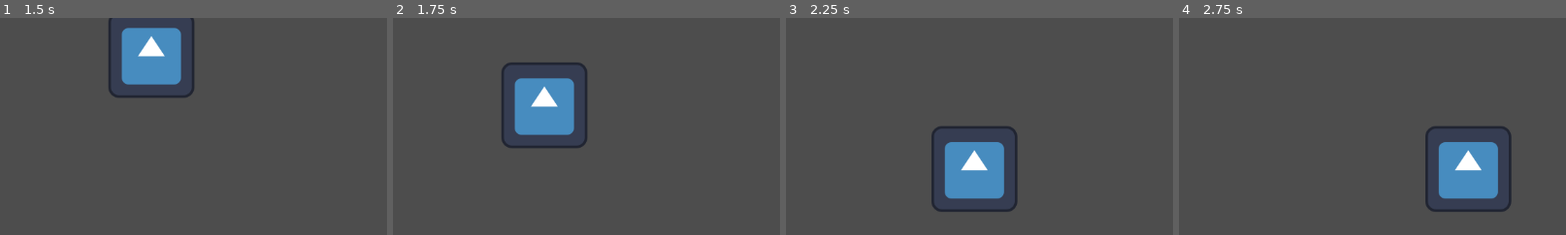
Above: before the commit, frames 1-4 (left to right).
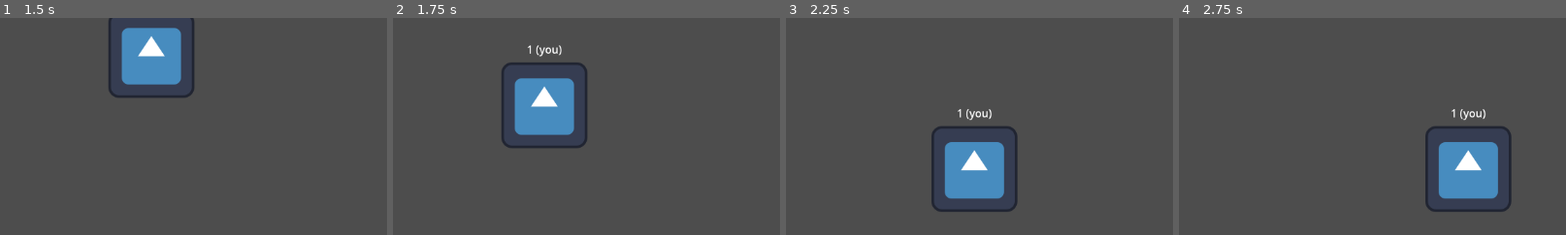
Above: after the commit, the same moments.

Repository: elnachoes/SpawnerSyncerSandbox
Game: Godot game, scene res://player/player.tscn
Two runs of this game, one before a commit and one after it. Both use one fixed random seed, a clock stepped at 60 frames per second and the inputs below. This scene is started directly instead of the project's main scene. The engine's default icon, where the game draws it, is replaced by a stand-in: a white triangle on a blue panel in a dark square.
Inputs:
- Up to frame 1 (1.5 s): tap Enter at 0.5 s; hold D (right) 0.53-1.28 s; hold S (down) from 1.28 s (still down)
- Up to frame 2 (1.75 s): keep holding S (down)
- Up to frame 3 (2.25 s): release S (down) at 2.03 s; hold D (right) from 2.03 s (still down)
- Up to frame 4 (2.75 s): keep holding D (right)
The pictures show only the part of the screen within x 0-50%, y 0-50%; the shares and areas given below are measured in that part.

Frame 1 is identical in both runs. In frame 2, 0.2% of the frame differs, in the area x 34-44%, y 12-18%; in frame 3, 0.2%; in frame 4, 0.2%, in the area x 70-80%, y 41-48%.

Commit message:
fix and improve camera code; add player id label

Diff:
--- a/game/camera.gd
+++ b/game/camera.gd
@@ -1,43 +1,33 @@
 class_name MultiTargetCamera
 extends Camera2D
 
-@export var smooth_zoom = true
+@export var target_size := Vector2(128, 128)
+@export_range(0.1, 1) var margin := 0.75
+@export_range(0, 1) var zoom_lerp := 0.05
 
 
 func show_all_targets(targets: Array):
-	var num_targets = targets.size()
+	var num_targets := targets.size()
 	if num_targets == 0:
 		return
 
-	var pos = Vector2()
-
-	var max_x = -INF
-	var max_y = -INF
-	var min_x = INF
-	var min_y = INF
+	var min_bound := Vector2(INF, INF)
+	var max_bound := Vector2(-INF, -INF)
 
 	for target in targets:
-		pos += target.position
+		min_bound.x = min(min_bound.x, target.position.x)
+		min_bound.y = min(min_bound.y, target.position.y)
 
-		max_x = max(max_x, target.position.x)
-		max_y = max(max_y, target.position.y)
-		min_x = min(min_x, target.position.x)
-		min_y = min(min_y, target.position.y)
+		max_bound.x = max(max_bound.x, target.position.x)
+		max_bound.y = max(max_bound.y, target.position.y)
 
-	position = pos / num_targets
+	position = (min_bound + max_bound) / 2
 
-	var furthest_x = 2 * max(max_x - pos.x, pos.x - min_x)
-	var furthest_y = 2 * max(max_y - pos.y, pos.y - min_y)
+	var window_size := Vector2(DisplayServer.window_get_size())
+	var view_size := (max_bound - position) * 2
 
-	var ratio_x = DisplayServer.window_get_size().x / furthest_x
-	var ratio_y = DisplayServer.window_get_size().y / furthest_y
+	var ratio = window_size / (view_size + target_size)
+	var best_ratio = min(ratio.x, ratio.y) * margin
 
-	var best_ratio = min(ratio_x, ratio_y)
-	var new_zoom = Vector2(best_ratio, best_ratio)
-	if new_zoom > Vector2.ONE:
-		new_zoom = Vector2.ONE
-
-	if smooth_zoom:
-		zoom = zoom.lerp(new_zoom, 0.05)
-	else:
-		zoom = new_zoom
+	var new_zoom := Vector2(best_ratio, best_ratio).clamp(Vector2.ZERO, Vector2.ONE)
+	zoom = zoom.lerp(new_zoom, zoom_lerp)
--- a/game/game.gd
+++ b/game/game.gd
@@ -22,10 +22,10 @@
 	var peer = ENetMultiplayerPeer.new()
 	peer.create_server(port, max_clients)
 	multiplayer.multiplayer_peer = peer
-	multiplayer.peer_connected.connect(handle_client_connected)
-	multiplayer.peer_disconnected.connect(handle_client_disconnected)
+	multiplayer.peer_connected.connect(on_client_connected)
+	multiplayer.peer_disconnected.connect(on_client_disconnected)
 	if not headless:
-		create_player(1)
+		on_client_connected(1)
 	menu.hide()
 
 
@@ -33,11 +33,11 @@
 	var peer = ENetMultiplayerPeer.new()
 	peer.create_client(address, port)
 	multiplayer.multiplayer_peer = peer
-	multiplayer.server_disconnected.connect(handle_server_disconnected)
+	multiplayer.server_disconnected.connect(on_server_disconnected)
 	menu.hide()
 
 
-func create_player(id: int):
+func on_client_connected(id: int):
 	var player = player_scene.instantiate() as Player
 	player.name = str(id)
 	player.input_peer_id = id
@@ -45,15 +45,11 @@
 	players.add_child(player)
 
 
-func handle_client_connected(id: int):
-	create_player(id)
-
-
-func handle_client_disconnected(id: int):
+func on_client_disconnected(id: int):
 	if players.has_node(str(id)):
 		players.get_node(str(id)).queue_free()
 
 
-func handle_server_disconnected():
+func on_server_disconnected():
 	multiplayer.multiplayer_peer = null
 	menu.show()
--- a/player/inputs.gd
+++ b/player/inputs.gd
@@ -1,7 +1,7 @@
 class_name PlayerInputs
 extends Node
 
-@export var direction = Vector2()
+@export var direction := Vector2()
 
 
 func _physics_process(_delta):
--- a/player/player.gd
+++ b/player/player.gd
@@ -5,12 +5,17 @@
 
 @export var input_peer_id := 1
 
+@onready var label := $Label as Label
 @onready var inputs := $Inputs as PlayerInputs
 
 
 func _ready():
 	inputs.set_multiplayer_authority(input_peer_id)
 
+	label.text = str(input_peer_id)
+	if multiplayer.get_unique_id() == input_peer_id:
+		label.text += " (you)"
+
 
 func _physics_process(_delta):
 	if multiplayer.is_server():
--- a/player/player.tscn
+++ b/player/player.tscn
@@ -3,6 +3,16 @@
 [ext_resource type="Script" path="res://player/player.gd" id="1_40fkp"]
 [ext_resource type="Texture2D" uid="uid://de2ox2pf1438u" path="res://icon.svg" id="2_2cnvf"]
 [ext_resource type="Script" path="res://player/inputs.gd" id="2_5tppn"]
+
+[sub_resource type="SceneReplicationConfig" id="SceneReplicationConfig_1s1ne"]
+properties/0/path = NodePath(".:input_peer_id")
+properties/0/spawn = true
+properties/0/sync = false
+properties/0/watch = false
+properties/1/path = NodePath(".:position")
+properties/1/spawn = true
+properties/1/sync = true
+properties/1/watch = false
 
 [sub_resource type="SceneReplicationConfig" id="SceneReplicationConfig_cge41"]
 properties/0/path = NodePath(".:direction")
@@ -12,18 +22,20 @@
 
 [sub_resource type="CircleShape2D" id="CircleShape2D_h6gf5"]
 
-[sub_resource type="SceneReplicationConfig" id="SceneReplicationConfig_1s1ne"]
-properties/0/path = NodePath(".:position")
-properties/0/spawn = true
-properties/0/sync = true
-properties/0/watch = false
-properties/1/path = NodePath(".:input_peer_id")
-properties/1/spawn = true
-properties/1/sync = false
-properties/1/watch = false
-
 [node name="Player" type="CharacterBody2D"]
 script = ExtResource("1_40fkp")
+
+[node name="MultiplayerSynchronizer" type="MultiplayerSynchronizer" parent="."]
+replication_config = SubResource("SceneReplicationConfig_1s1ne")
+
+[node name="Label" type="Label" parent="."]
+custom_minimum_size = Vector2(128, 0)
+offset_left = -64.0
+offset_top = -95.0
+offset_right = 64.0
+offset_bottom = -72.0
+text = "Player"
+horizontal_alignment = 1
 
 [node name="Inputs" type="Node" parent="."]
 script = ExtResource("2_5tppn")
@@ -36,6 +48,3 @@
 
 [node name="CollisionShape2D" type="CollisionShape2D" parent="."]
 shape = SubResource("CircleShape2D_h6gf5")
-
-[node name="MultiplayerSynchronizer" type="MultiplayerSynchronizer" parent="."]
-replication_config = SubResource("SceneReplicationConfig_1s1ne")
